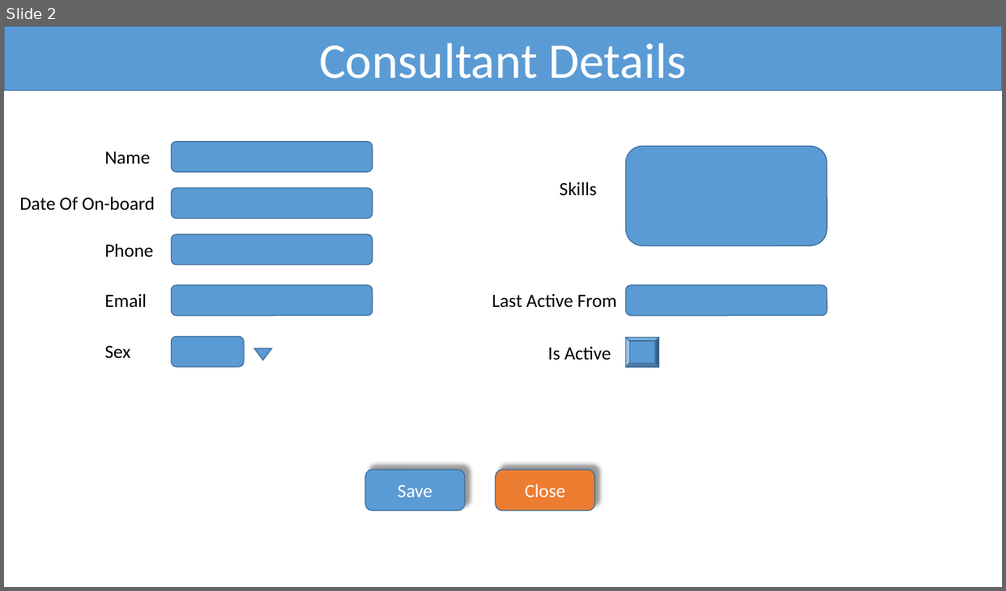
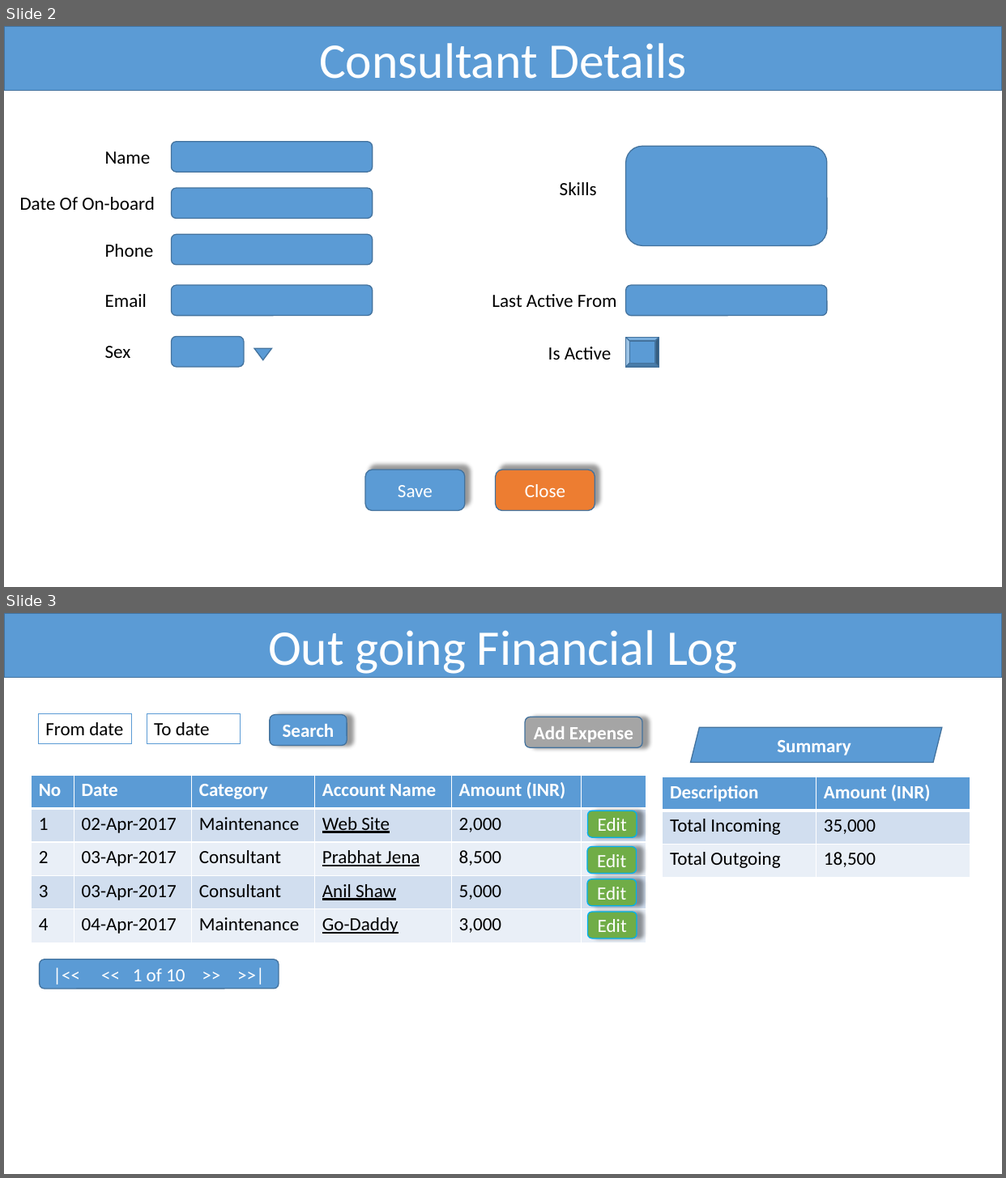
Before and after one commit to PrabhatKJena/Consult-IT-Payments, a slide deck: docs/ConsultIT_Design.pptx. Shown one above the other, each under a label of ours: slide 2 before the commit, slides 2 and 3 after it. The pictures are 1006x591 and 1006x1178 pixels, drawn with LibreOffice and Linux fonts; fonts in the diff are those of the drawing. Boxes give left, top, right and bottom in pixels: in the first picture for what was removed or moved away, otherwise in the second. Text is boxed around its words. In the diff, an @@ line names an element or a change of style, - is before the commit and + after.

```diff
--- a/docs/ConsultIT_Design.pptx
+++ b/docs/ConsultIT_Design.pptx
@@ slide 3 added at [4, 613, 1002, 1174], background #FFFFFF @@
@@ rectangle added at [4, 613, 1002, 677], fill #5B9BD5, outline #43739E 1 pt, 48 pt, text #FFFFFF @@
+Out going Financial Log
@@ rectangle added at [39, 713, 132, 743], outline #5B9BD5 0.75 pt, 18 pt, text #000000 @@
+From date
@@ rectangle added at [147, 713, 241, 743], fill #FFFFFF, outline #5B9BD5 0.75 pt, 18 pt, text #000000 @@
+To date
@@ rounded rectangle added at [270, 715, 347, 746], fill #5B9BD5, outline #43739E 1 pt, 18 pt, text #FFFFFF, bold @@
+Search
@@ rounded rectangle added at [525, 717, 642, 747], fill #A5A5A5, outline #43739E 1 pt, 18 pt, text #FFFFFF, bold @@
+Add Expense
@@ parallelogram added at [691, 727, 942, 763], fill #5B9BD5, outline #43739E 1 pt, 18 pt, text #FFFFFF, bold @@
+Summary
@@ table added at [31, 776, 646, 943], 5 rows, 6 columns @@
+No | Date | Category | Account Name | Amount (INR) | 
+1 | 02-Apr-2017 | Maintenance | Web Site | 2,000 | 
+2 | 03-Apr-2017 | Consultant | Prabhat Jena | 8,500 | 
+3 | 03-Apr-2017 | Consultant | Anil Shaw | 5,000 | 
+4 | 04-Apr-2017 | Maintenance | Go-Daddy | 3,000 | 
@@ table added at [663, 777, 970, 877], 3 rows, 2 columns @@
+Description | Amount (INR)
+Total Incoming | 35,000
+Total Outgoing | 18,500
@@ rounded rectangle added at [588, 811, 637, 837], fill #70AD47, outline #00B0F0 1 pt, 18 pt, text #FFFFFF @@
+Edit
@@ rounded rectangle added at [587, 846, 637, 874], fill #70AD47, outline #00B0F0 1 pt, 18 pt, text #FFFFFF @@
+Edit
@@ rounded rectangle added at [587, 879, 637, 906], fill #70AD47, outline #00B0F0 1 pt, 18 pt, text #FFFFFF @@
+Edit
@@ rounded rectangle added at [588, 912, 637, 939], fill #70AD47, outline #00B0F0 1 pt, 18 pt, text #FFFFFF @@
+Edit
@@ rounded rectangle added at [39, 960, 279, 989], fill #5B9BD5, outline #43739E 1 pt, 18 pt, text #FFFFFF @@
+|<< << 1 of 10 >> >>|
```
Also in this commit, not shown: 1 slide changed, 2 other slides added.
